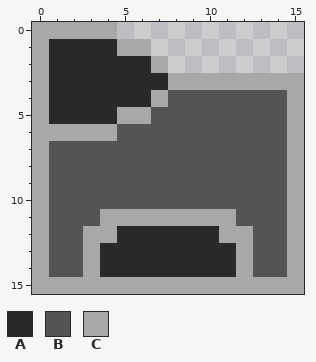
Two versions of one pixel-art file, Development Limbo/Assets/Art/MenuAndUi/game_file.aseprite. Above is the file before it was changed.
16x16 pixels, 1 frame.
Palette (. is transparent): A #292929  B #545454  C #a8a8a8
Now the later version:
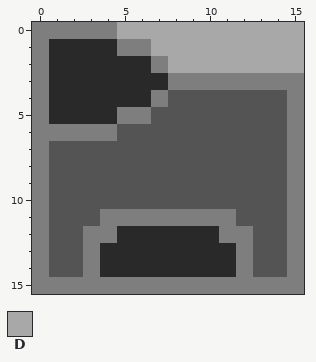
Colours new in this view: D #a8a8a8
Difference:
@@ palette @@
-C #a8a8a8
+C #7e7e7e
@@ x 0..15 @@
- 0 CCCCC...........
- 1 CAAAACC.........
- 2 CAAAAAAC........
+ 0 CCCCCDDDDDDDDDDD
+ 1 CAAAACCDDDDDDDDD
+ 2 CAAAAAACDDDDDDDD
  3 CAAAAAAACCCCCCCC
